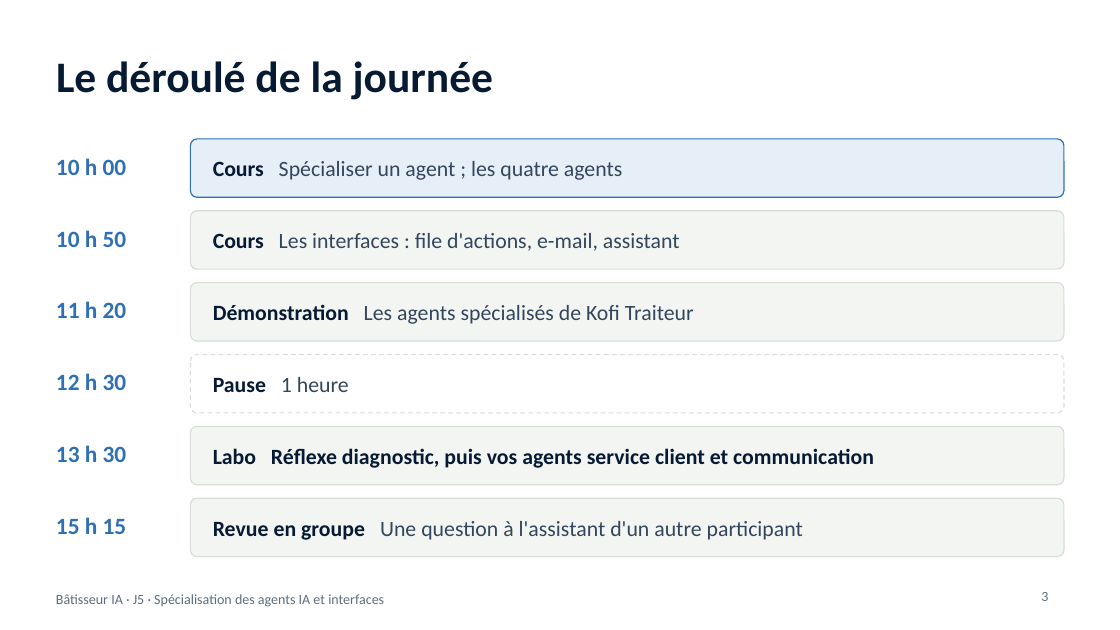
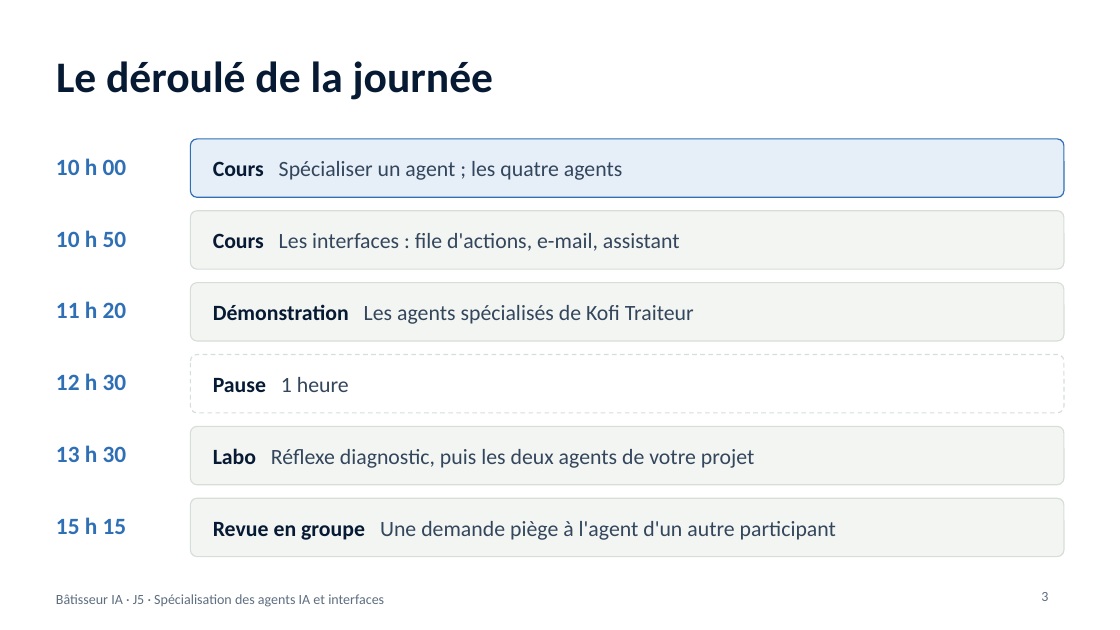
Before and after one commit to benyG/cisspbootcamp, a slide deck: slide 3 of content/library/files/Batisseur-IA-J5.pptx. Drawn at 1120x630 pixels with LibreOffice and Linux fonts; fonts in the diff are those of the drawing. Boxes give left, top, right and bottom in pixels: in the first picture for what was removed or moved away, otherwise in the second. Text is boxed around its words. In the diff, an @@ line names an element or a change of style, - is before the commit and + after.

```diff
--- a/content/library/files/Batisseur-IA-J5.pptx
+++ b/content/library/files/Batisseur-IA-J5.pptx
@@ text at [213, 448, 754, 468]: text changed; text colour #071A33 to #33465C; bold off @@
-Labo Réflexe diagnostic, puis vos agents service client et communication
+Labo Réflexe diagnostic, puis les deux agents de votre projet
@@ text at [213, 521, 836, 540]: text changed @@
-Revue en groupe Une question à l'assistant d'un autre participant
+Revue en groupe Une demande piège à l'agent d'un autre participant
```
Also in this commit, not shown: 11 other slides changed, 1 slide added, 6 other files.
